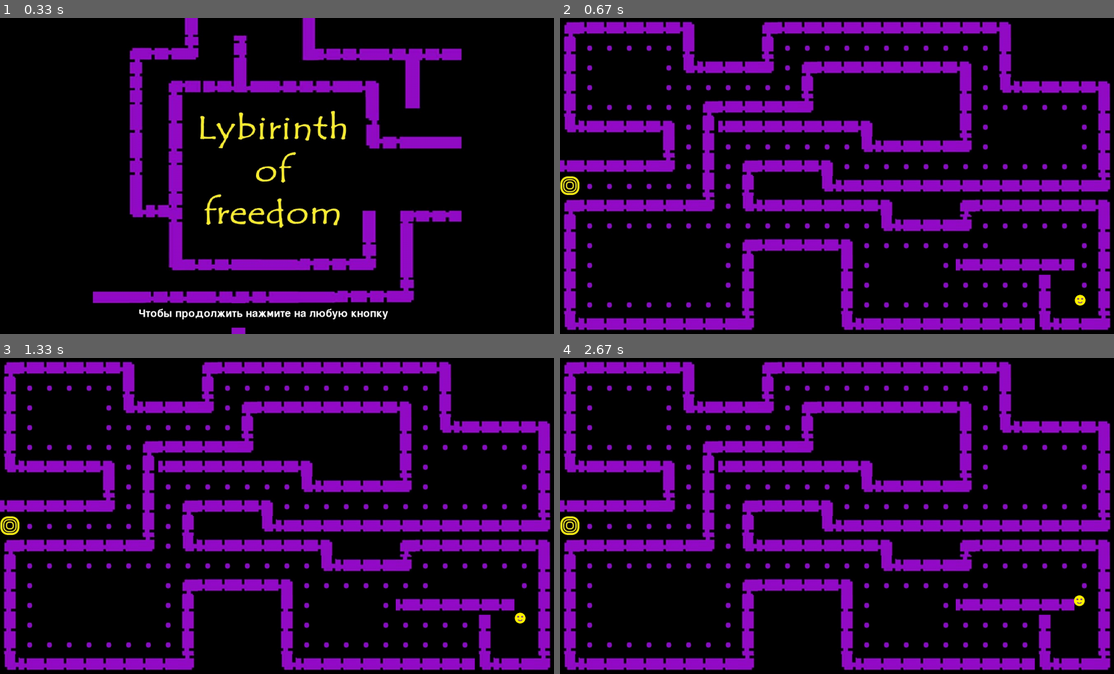
Above: before the commit, frames 1-4 (two rows, left to right).
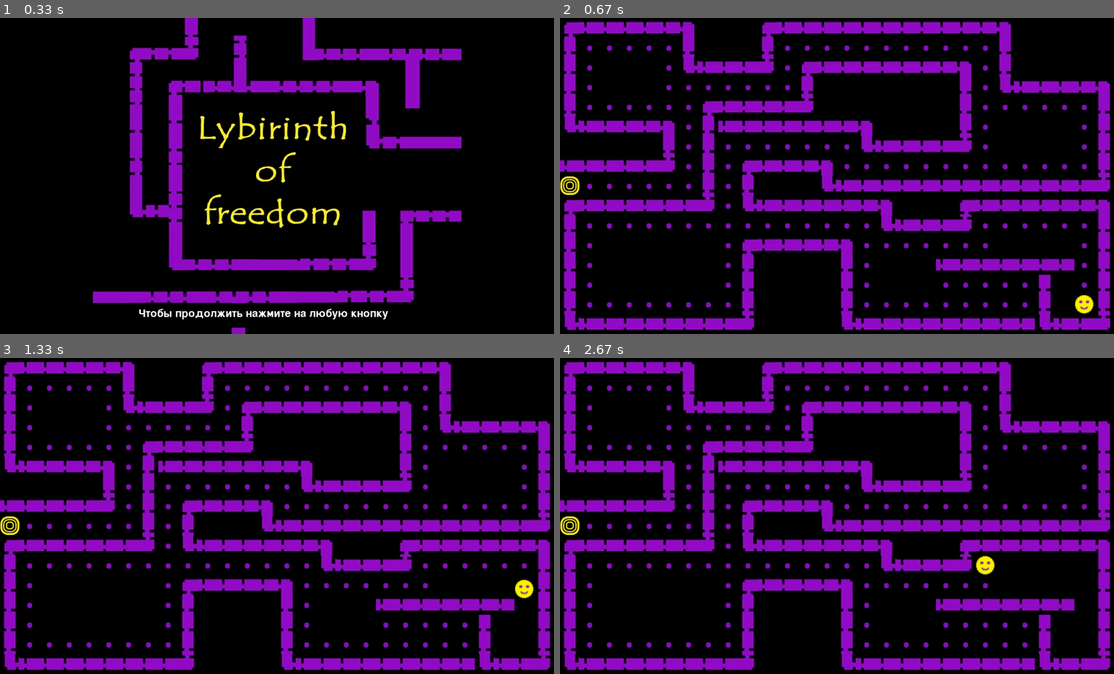
Above: after the commit, the same moments.

Repository: AidarKa05/PyGame-project
Game: pygame game, started from main.py
Same seed, same stepped clock (60 frames per second), same inputs: the game is played once before the commit and once after it.
Inputs:
- Up to frame 1 (0.33 s): no input
- Up to frame 2 (0.67 s): hold Right from 0.33 s (still down)
- Up to frame 3 (1.33 s): release Right at 0.8 s; hold Up 0.83-1.13 s
- Up to frame 4 (2.67 s): hold Left 1.67-2.2 s

Frame 1 is identical in both runs. In frame 2, 0.3% of the frame differs, in the area x 67-97%, y 76-94%; in frame 3, 0.4%; in frame 4, 0.5%, in the area x 67-96%, y 62-81%.

Commit message:
New move

Diff:
--- a/data/map.txt
+++ b/data/map.txt
@@ -10,7 +10,7 @@
 2------4.1------30002------3
 |...............1---4......|
 |.000000.2----3.......0000.|
-|.000000.|0000|.000.------.|
+|.000000.|0000|.000-------.|
 |.000000.|0000|.000.....|0.|
 |........|0000|.........|0@|
 1--------400001---------1--4
--- a/main.py
+++ b/main.py
@@ -2,7 +2,7 @@
 import sys
 import os
 
-FPS = 50
+FPS = 60
 clock = pygame.time.Clock()
 
 size = WIDTH, HEIGHT = 1400, 800
@@ -127,17 +127,38 @@
         self.rect.y = tile_height * pos_y
         self.coins = None
         self.count_coins = 0
+        self.f = False
+        self.fin = True
+        self.move = True
 
     def update(self):
         self.rect.x += self.speedx
         self.rect.y += self.speedy
         if pygame.sprite.spritecollideany(self, walls_group):
+            self.move = True
+            if self.speedx > 0:
+                self.speedx = 0
+                self.rect.x = self.rect.x - 5
+            if self.speedx < 0:
+                self.speedx = 0
+                self.rect.x = self.rect.x + 5
+            if self.speedy > 0:
+                self.speedy = 0
+                self.rect.y = self.rect.y - 5
+            if self.speedy < 0:
+                self.speedy = 0
+                self.rect.y = self.rect.y + 5
+        collisions = pygame.sprite.groupcollide(player_group, tiles_group, False, True)
+        if pygame.sprite.spritecollideany(self, finish_group) and self.fin:
             self.speedx = 0
             self.speedy = 0
-        collisions = pygame.sprite.groupcollide(player_group, tiles_group, False, True)
-        if pygame.sprite.spritecollideany(self, finish_group):
-            self.speedx = 0
-            self.speedy = 0
+            self.f = True
+            self.fin = False
+        if self.f:
+            self.rect.x = self.rect.x - 40
+            self.f = False
+
+
 
 
 def generate_level(level):
@@ -180,18 +201,22 @@
             if event.type == pygame.QUIT:
                 running = False
             elif event.type == pygame.KEYDOWN:
-                if event.key == pygame.K_RIGHT:
-                    player.speedx = 2
+                if event.key == pygame.K_RIGHT and player.move:
+                    player.speedx = 5
                     player.speedy = 0
-                if event.key == pygame.K_LEFT:
-                    player.speedx = -2
+                    player.move = False
+                if event.key == pygame.K_LEFT and player.move:
+                    player.speedx = -5
                     player.speedy = 0
-                if event.key == pygame.K_UP:
-                    player.speedy = -2
+                    player.move = False
+                if event.key == pygame.K_UP and player.move:
+                    player.speedy = -5
                     player.speedx = 0
-                if event.key == pygame.K_DOWN:
-                    player.speedy = 2
+                    player.move = False
+                if event.key == pygame.K_DOWN and player.move:
+                    player.speedy = 5
                     player.speedx = 0
+                    player.move = False
         screen.fill(pygame.Color('black'))
         all_sprites.draw(screen)
         all_sprites.update()
Binary file changed: data/npl.png
